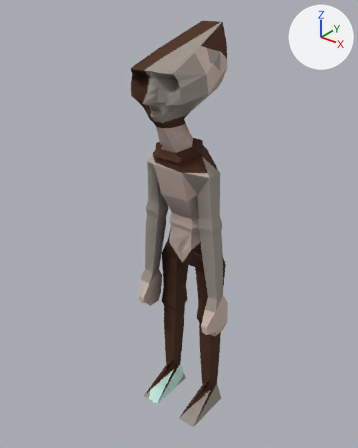
A saved change to the Blender file characters/models/prisoner_joined.blend.
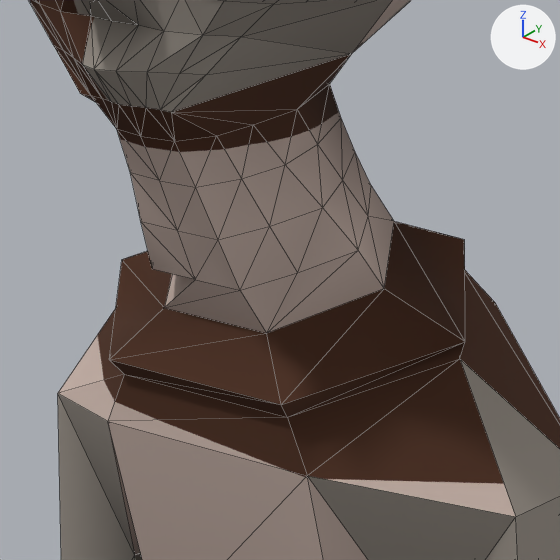
Each version is shown whole from a 50 mm lens placed at (1.188, -1.584, 1.921), pointed at (-0.026, -0.067, 0.98), then close up on the part from 39% to 60% of the width and 24% to 41% of the height. Lighting does not change. The marker at upper right points along +X, +Y and +Z. The last two pictures show the newer version. The close-ups show mesh edges as thin lines.

Objects in the first close-up: 'Runner'.
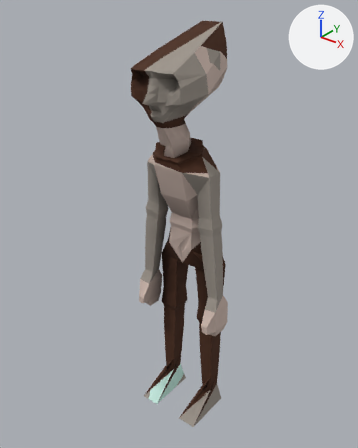
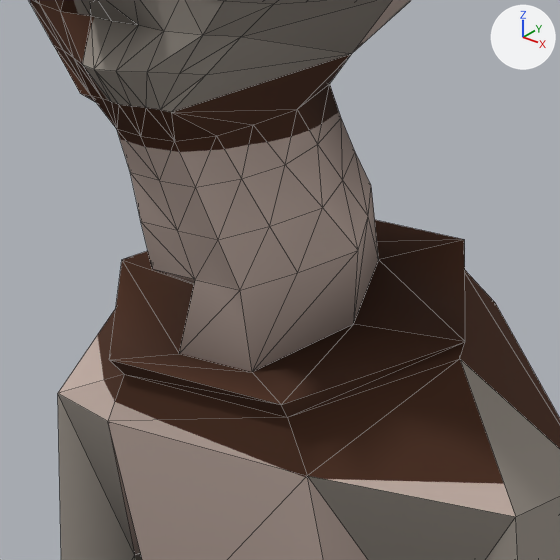
What differs and where, as boxes [x1, y1, x2, y2] in the close-ups (560 x 560 px; the box of a moved part takes in the faces that stretch with it):
'Runner', reshaped, recoloured
    both: [29, 0, 560, 560]
part 1 of me_runner, moved or reshaped
    before: [109, 186, 465, 404]
    after: [109, 189, 465, 404]

The change in detail:
me_runner has 423 vertices, 842 faces and spans x -0.22..0.22, y -0.3..0.11, z 0.0..1.79.
me_runner is used by ob_runner; location (0.0, 0.0, 0.0).
Part 1, on me_runner:
Vertex 239 of me_runner moves from (0.07, -0.11, 1.35) at pixel (384, 288) to (0.05, -0.11, 1.33) at pixel (353, 324).
Vertex 240 of me_runner moves from (0.04, -0.05, 1.37) at pixel (394, 221) to (0.02, -0.05, 1.35) at pixel (378, 259).
Vertex 241 of me_runner moves from (-0.04, -0.05, 1.37) to (-0.02, -0.05, 1.35).
Vertex 242 of me_runner moves from (-0.07, -0.11, 1.35) to (-0.05, -0.11, 1.33).
Vertex 243 of me_runner moves from (-0.04, -0.16, 1.34) at pixel (164, 307) to (-0.02, -0.16, 1.31) at pixel (179, 353).
Vertex 244 of me_runner moves from (0.04, -0.16, 1.34) at pixel (266, 333) to (0.02, -0.16, 1.31) at pixel (252, 372).
me_runner part 2: vertex colours changed.
